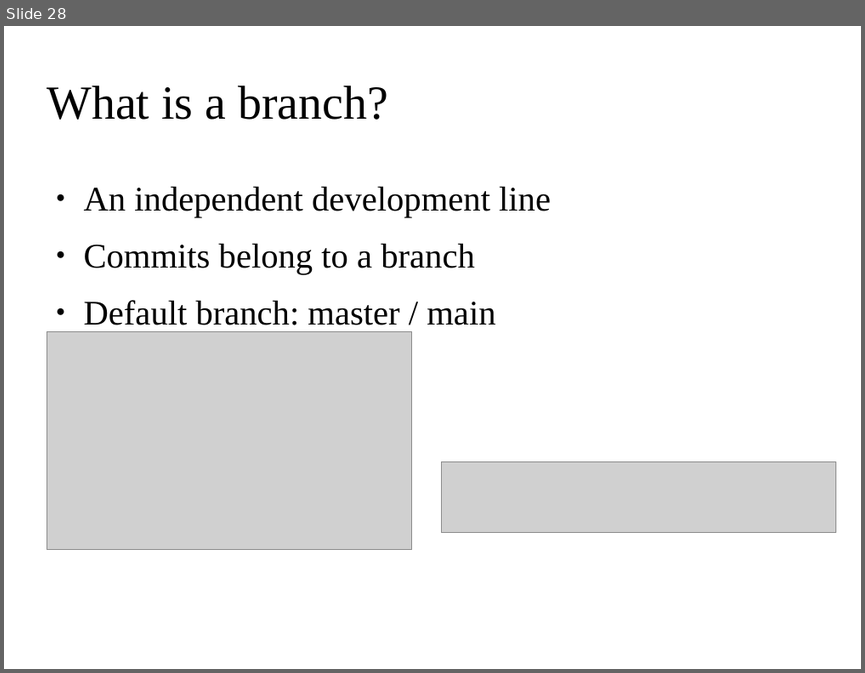
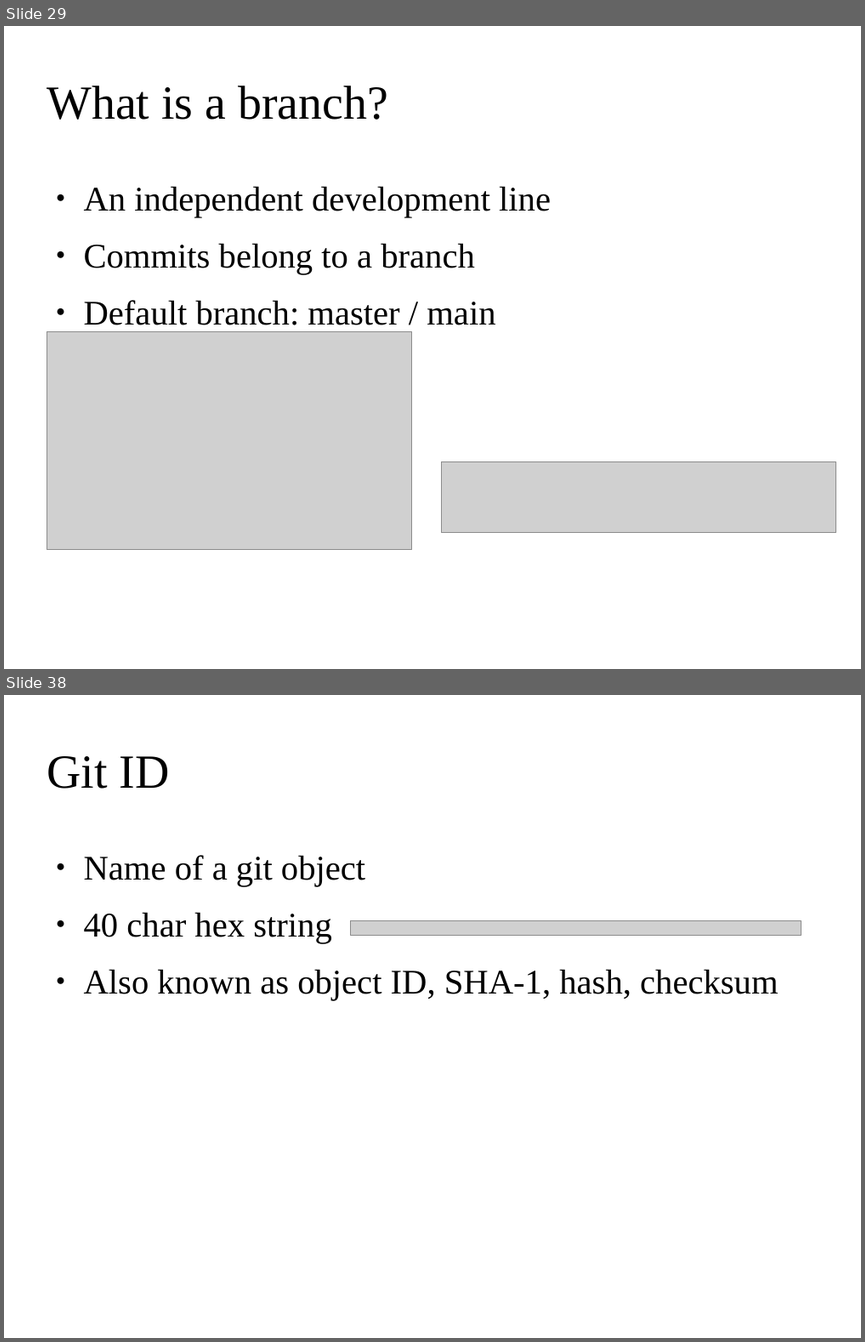
Before and after one commit to ehsansh84/git-tutorial, a slide deck: git.odp. Shown one above the other, each under a label of ours: slide 28 before the commit, slides 29 and 38 after it; the slides between them are not shown. The pictures are 865x673 and 865x1342 pixels, drawn with LibreOffice and Linux fonts; fonts in the diff are those of the drawing; grey boxes stand for pictures; background and template pictures are left out. Boxes give left, top, right and bottom in pixels: in the first picture for what was removed or moved away, otherwise in the second. Text is boxed around its words. In the diff, an @@ line names an element or a change of style, - is before the commit and + after.

```diff
--- a/git.odp
+++ b/git.odp
@@ slide 38 added at (x1=4, y1=695, x2=861, y2=1338), background picture (left out) @@
@@ title added at (x1=46, y1=756, x2=170, y2=789), 44 pt, text #000000 @@
+Git ID
@@ text added at (x1=84, y1=855, x2=778, y2=1000), 32 pt, text #000000 @@
+● Name of a git object
+● 40 char hex string
+● Also known as object ID, SHA-1, hash, checksum
@@ picture added at (x1=351, y1=920, x2=801, y2=936) @@
@@ what was slide 28 is now slide 29 @@
```
Also in this commit, not shown: 2 slides changed, 14 other slides added.
